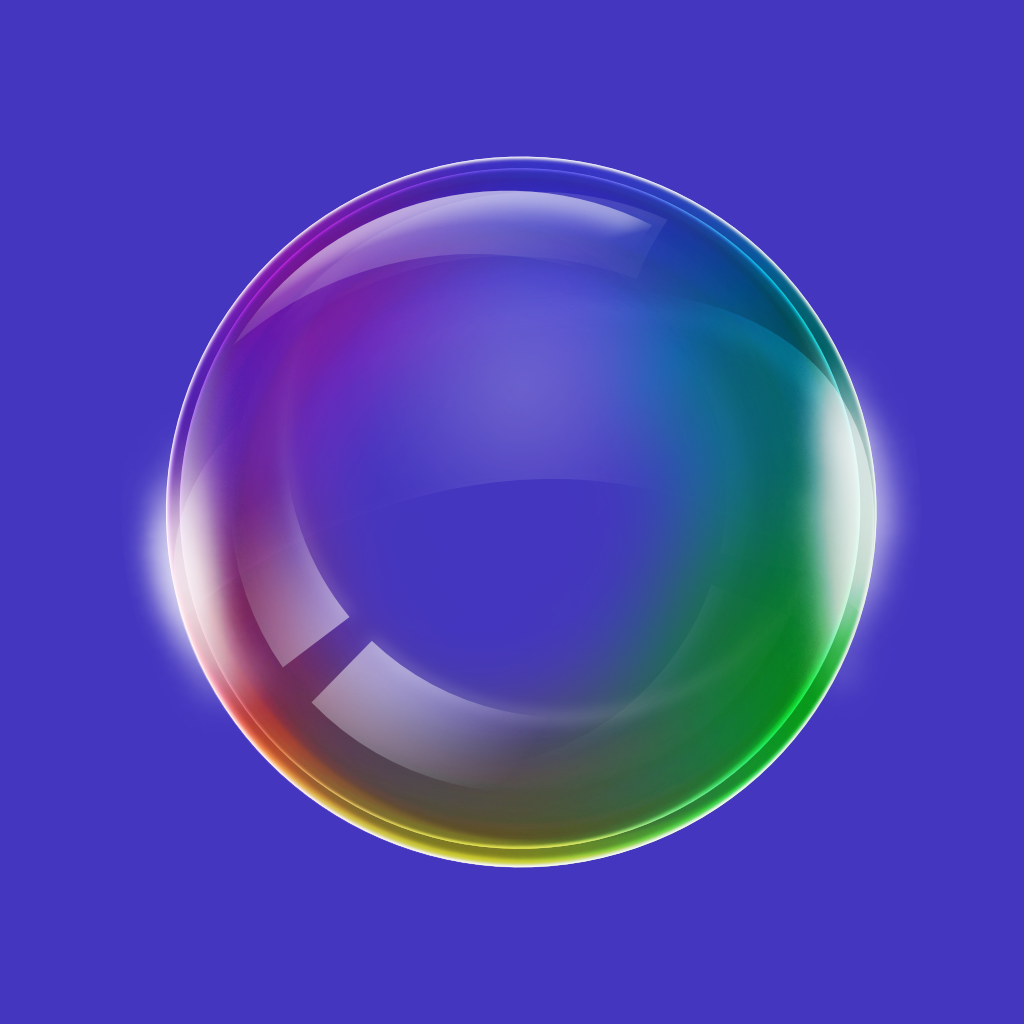
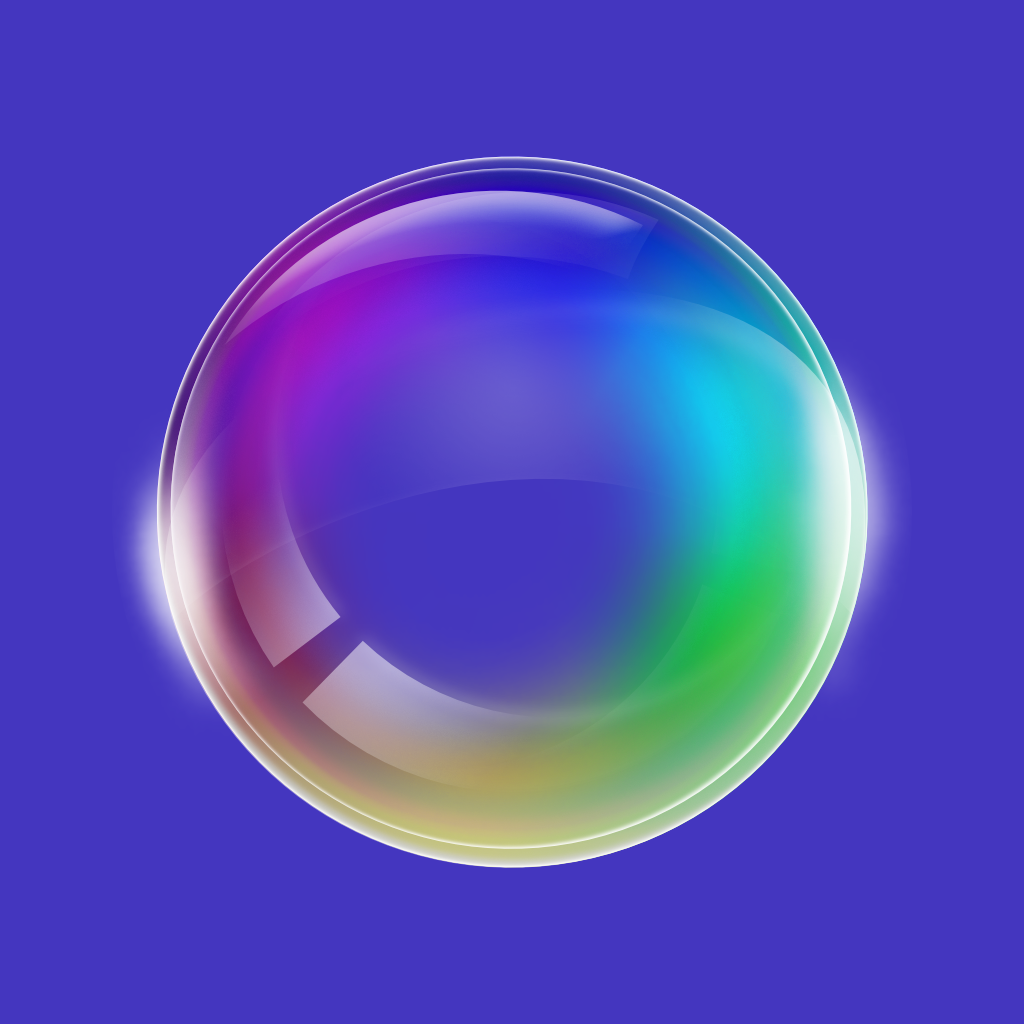
Layers edited between the first and the second 1024×1024 image:
painted on "glare" (2nd of 7, in "bubble" › "glare") over 224, 190, 652, 345
painted on "glare" (3rd of 7, in "bubble" › "glare") over 259, 191, 668, 340
painted on "glare" (4th of 7, in "bubble" › "glare") over 221, 254, 817, 792
painted on "glare" (5th of 7, in "bubble" › "glare") over 406, 206, 814, 789
painted on "glare" (6th of 7, in "bubble" › "glare") over 156, 156, 877, 619
painted on "glare" (7th of 7, in "bubble" › "glare") over 164, 289, 875, 868
painted on "lights" over 130, 376, 902, 694
painted on "lateral lights" over 170, 300, 861, 716
painted on "circle1" over 170, 168, 861, 849
painted on "circle2" over 156, 156, 877, 868
painted on "circle3" over 156, 156, 877, 868
